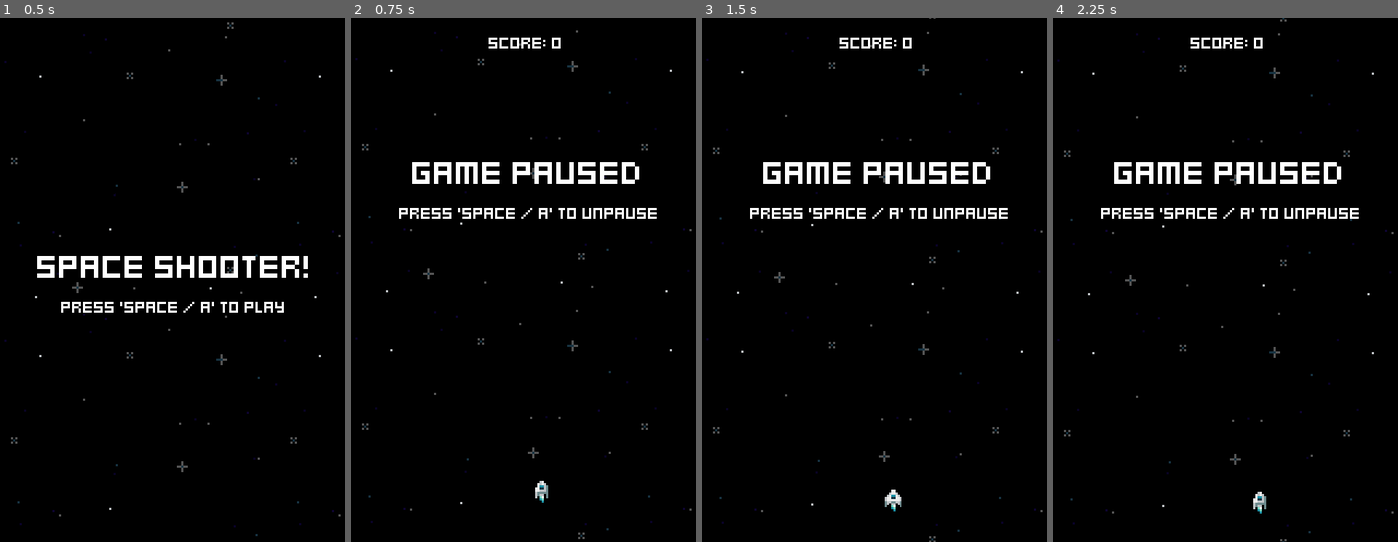
Above: before the commit, frames 1-4 (left to right).
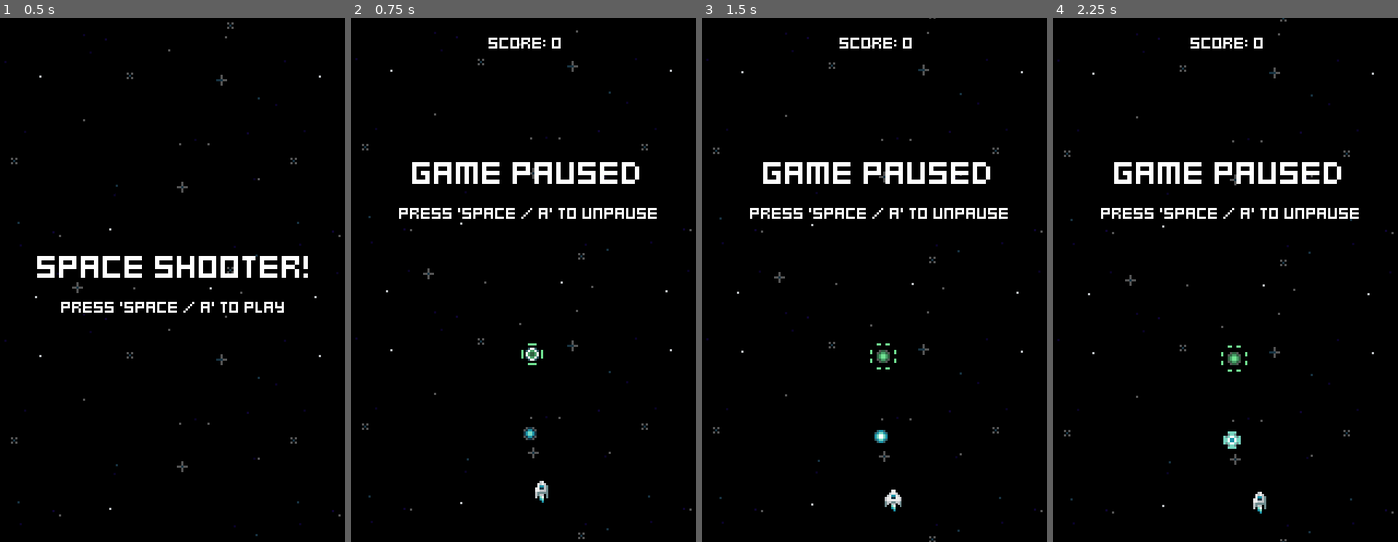
Above: after the commit, the same moments.

Repository: jacristi/godot-space-shooter
Game: Godot game, scene res://ui/menu.tscn
The game is run twice, just before and just after one commit, with the same random seed, the same clock (stepped at 60 frames per second) and the same inputs.
Inputs:
- Up to frame 1 (0.5 s): no input
- Up to frame 2 (0.75 s): tap Space (fire) at 0.5, 0.6 s; hold D (move_right) from 0.53 s (still down)
- Up to frame 3 (1.5 s): tap Space (fire) at 1.25, 1.35 s; release D (move_right) at 1.28 s; hold S (move_down) from 1.28 s (still down)
- Up to frame 4 (2.25 s): tap Space (fire) at 2, 2.1 s; release S (move_down) at 2.03 s; hold D (move_right) from 2.03 s (still down)

Frame 1 is identical in both runs. In frame 2, 0.2% of the frame differs, in the area x 49-56%, y 62-81%; in frame 3, 0.2%; in frame 4, 0.3%, in the area x 48-57%, y 62-83%.

Commit message:
feat: started first boss event

Diff:
--- a/components/follow_component.gd
+++ b/components/follow_component.gd
@@ -14,10 +14,12 @@
         Constantly set this entity's position to player position
         If player is invalid (i.e. destroyed), free this object
     """
-    if not is_instance_valid(player):
+    if is_instance_valid(player):
+        actor.position = player.global_position
+    else:
         queue_free()
 
-    actor.position = player.global_position
+
 
 
 func _process(_delta: float) -> void:
--- /dev/null
+++ b/enemies/bosses/boss_1.gd
@@ -0,0 +1,2 @@
+class_name Boss1
+extends Enemy
--- /dev/null
+++ b/enemies/bosses/boss_1.tscn
@@ -0,0 +1,79 @@
+[gd_scene load_steps=11 format=3 uid="uid://b00xggipdcllj"]
+
+[ext_resource type="PackedScene" uid="uid://00dbmurglq45" path="res://enemies/enemy.tscn" id="1_0q71p"]
+[ext_resource type="Script" path="res://enemies/bosses/boss_1.gd" id="2_8yc0a"]
+[ext_resource type="Texture2D" uid="uid://epeb8rwed0fb" path="res://assets/boss_1.png" id="2_f1s3j"]
+
+[sub_resource type="AtlasTexture" id="AtlasTexture_lp317"]
+atlas = ExtResource("2_f1s3j")
+region = Rect2(0, 0, 16, 24)
+
+[sub_resource type="AtlasTexture" id="AtlasTexture_ujhaj"]
+atlas = ExtResource("2_f1s3j")
+region = Rect2(16, 0, 16, 24)
+
+[sub_resource type="AtlasTexture" id="AtlasTexture_pibp5"]
+atlas = ExtResource("2_f1s3j")
+region = Rect2(32, 0, 16, 24)
+
+[sub_resource type="AtlasTexture" id="AtlasTexture_nrlwe"]
+atlas = ExtResource("2_f1s3j")
+region = Rect2(48, 0, 16, 24)
+
+[sub_resource type="SpriteFrames" id="SpriteFrames_teddp"]
+animations = [{
+"frames": [{
+"duration": 1.0,
+"texture": SubResource("AtlasTexture_lp317")
+}, {
+"duration": 1.0,
+"texture": SubResource("AtlasTexture_ujhaj")
+}, {
+"duration": 1.0,
+"texture": SubResource("AtlasTexture_pibp5")
+}, {
+"duration": 1.0,
+"texture": SubResource("AtlasTexture_nrlwe")
+}],
+"loop": true,
+"name": &"default",
+"speed": 8.0
+}]
+
+[sub_resource type="RectangleShape2D" id="RectangleShape2D_pl781"]
+size = Vector2(14, 12)
+
+[sub_resource type="RectangleShape2D" id="RectangleShape2D_eaqwq"]
+size = Vector2(12, 10)
+
+[node name="Boss1" instance=ExtResource("1_0q71p")]
+script = ExtResource("2_8yc0a")
+
+[node name="AnimatedSprite2D" parent="." index="0"]
+sprite_frames = SubResource("SpriteFrames_teddp")
+autoplay = "default"
+frame_progress = 0.592286
+
+[node name="MoveComponent" parent="." index="1"]
+velocity = Vector2(0, 10)
+
+[node name="StatsComponent" parent="." index="2"]
+health = 25
+
+[node name="VisibleOnScreenNotifier2D" parent="." index="3"]
+position = Vector2(1.19209e-07, -0.5)
+scale = Vector2(0.8, 1.25)
+
+[node name="ScaleComponent" parent="." index="4"]
+scale_amount = Vector2(1.15, 1.15)
+
+[node name="CollisionShape2D" type="CollisionShape2D" parent="HurtboxComponent" index="0"]
+position = Vector2(0, 1)
+shape = SubResource("RectangleShape2D_pl781")
+
+[node name="CollisionShape2D" type="CollisionShape2D" parent="HitboxComponent" index="0"]
+position = Vector2(0, 1)
+shape = SubResource("RectangleShape2D_eaqwq")
+
+[node name="ScoreComponent" parent="." index="12"]
+adjust_amount = 500
--- a/enemies/enemy_generator.gd
+++ b/enemies/enemy_generator.gd
@@ -4,6 +4,9 @@
 @export var YellowEnemyScene: PackedScene
 @export var PinkEnemyScene: PackedScene
 @export var RedEnemyScene: PackedScene
+
+@export var BossScenes: Array[PackedScene]
+var current_boss_index := 0
 
 @export var game_stats: GameStats
 
@@ -17,8 +20,14 @@
 @onready var pink_enemy_spawn_timer: Timer   = $PinkEnemySpawnTimer
 @onready var red_enemy_spawn_timer: Timer = $RedEnemySpawnTimer
 
+@onready var event_start_timer: Timer = $EventStartTimer
+@onready var event_end_timer: Timer = $EventEndTimer
+
+var is_event_in_progress = false
 
 func _ready() -> void:
+    event_start_timer.timeout.connect(handle_event)
+    event_end_timer.timeout.connect(handle_event_complete)
     green_enemy_spawn_timer.timeout.connect(
         handle_enemy_spawn.bind(
             GreenEnemyScene,
@@ -61,18 +70,48 @@
     if new_score > 50:
         red_enemy_spawn_timer.process_mode = Node.PROCESS_MODE_INHERIT
 
+    if new_score >= 1000 and new_score < 2000 and current_boss_index == 0 and not is_event_in_progress:
+        handle_event_start()
+
 
 func handle_enemy_spawn(
         enemy_scene: PackedScene,
         timer: Timer,
         time_offset: float=1.0
     ) -> void:
-    spawner_component.scene = enemy_scene
-    spawner_component.spawn(
+
+    if not is_event_in_progress:
+        spawner_component.scene = enemy_scene
+        spawner_component.spawn(
+            Vector2(
+                randf_range(margin, screen_width-margin),
+                -16
+                )
+            )
+    var spawn_rate = time_offset / (0.5 + (game_stats.score * 0.01))
+    timer.start(spawn_rate + randf_range(0.25, 0.5))
+
+
+func handle_event_end() -> void:
+    event_end_timer.start()
+
+
+func handle_event_complete() -> void:
+    is_event_in_progress = false
+
+
+func handle_event_start() -> void:
+    is_event_in_progress = true
+    event_start_timer.start()
+
+
+func handle_event() -> void:
+    spawner_component.scene = BossScenes[current_boss_index]
+    current_boss_index += 1
+    var boss_instance = spawner_component.spawn(
         Vector2(
             randf_range(margin, screen_width-margin),
             -16
             )
         )
-    var spawn_rate = time_offset / (0.5 + (game_stats.score * 0.01))
-    timer.start(spawn_rate + randf_range(0.25, 0.5))
+    boss_instance.stats_component.no_health.connect(handle_event_end)
--- a/enemies/enemy_generator.tscn
+++ b/enemies/enemy_generator.tscn
@@ -7,6 +7,7 @@
 [ext_resource type="PackedScene" uid="uid://2od6dvg0w31" path="res://enemies/pink_enemy.tscn" id="4_fjmyt"]
 [ext_resource type="PackedScene" uid="uid://3xntr8qxh4wt" path="res://enemies/red_enemy.tscn" id="5_jkhfx"]
 [ext_resource type="Resource" uid="uid://xq5q3g3tvjm1" path="res://resources/game_stats.tres" id="5_qxjov"]
+[ext_resource type="PackedScene" uid="uid://b00xggipdcllj" path="res://enemies/bosses/boss_1.tscn" id="6_k2k3b"]
 
 [node name="EnemyGenerator" type="Node2D"]
 script = ExtResource("1_x4h81")
@@ -14,6 +15,7 @@
 YellowEnemyScene = ExtResource("3_gs4yf")
 PinkEnemyScene = ExtResource("4_fjmyt")
 RedEnemyScene = ExtResource("5_jkhfx")
+BossScenes = Array[PackedScene]([ExtResource("6_k2k3b")])
 game_stats = ExtResource("5_qxjov")
 
 [node name="SpawnerComponent" type="Node2D" parent="."]
@@ -41,3 +43,11 @@
 wait_time = 45.0
 one_shot = true
 autostart = true
+
+[node name="EventStartTimer" type="Timer" parent="."]
+wait_time = 5.0
+one_shot = true
+
+[node name="EventEndTimer" type="Timer" parent="."]
+wait_time = 3.0
+one_shot = true
--- a/scenes/game.tscn
+++ b/scenes/game.tscn
@@ -8,6 +8,8 @@
 [ext_resource type="PackedScene" uid="uid://di2ph76flv6jj" path="res://pickups/pickup_generator.tscn" id="5_824rs"]
 [ext_resource type="LabelSettings" uid="uid://cjof1qwn8asa1" path="res://fonts/default_label_settings.tres" id="5_tlyl2"]
 [ext_resource type="PackedScene" uid="uid://3etvr5r3lq15" path="res://ui/pause_menu.tscn" id="7_of8lj"]
+[ext_resource type="PackedScene" uid="uid://bn37hg8rvt4in" path="res://pickups/blue_pickup.tscn" id="9_u5spb"]
+[ext_resource type="PackedScene" uid="uid://chrwe6wygwpss" path="res://pickups/green_pickup.tscn" id="10_3dvbu"]
 
 [node name="Game" type="Node2D"]
 script = ExtResource("1_1juuu")
@@ -35,3 +37,10 @@
 offset_top = 77.0
 offset_right = 81.0
 offset_bottom = 77.0
+
+[node name="BluePickup" parent="." instance=ExtResource("9_u5spb")]
+position = Vector2(82, 189)
+pickup_score = 900
+
+[node name="GreenPickup" parent="." instance=ExtResource("10_3dvbu")]
+position = Vector2(83, 153)
--- a/scenes/player/player_ship.gd
+++ b/scenes/player/player_ship.gd
@@ -42,7 +42,7 @@
 
     for k in TIMER_POINT_BREAKS:
         var v = TIMER_POINT_BREAKS[k]
-        if new_score > k and t > v:
+        if new_score >= k and t > v:
             fire_rate_timer.wait_time = v
             level_up_audio_stream_player.play_with_variance()
 
Binary file added: assets/boss_1.png
Not shown, added: assets/boss_1.png.import
Binary file added: assets/boss_projectile.png
Not shown, added: assets/boss_projectile.png.import
Not shown: 1 places in enemies/enemy_generator.tscn that only renumber resources
Not shown: 1 places in scenes/game.tscn that only renumber resources
